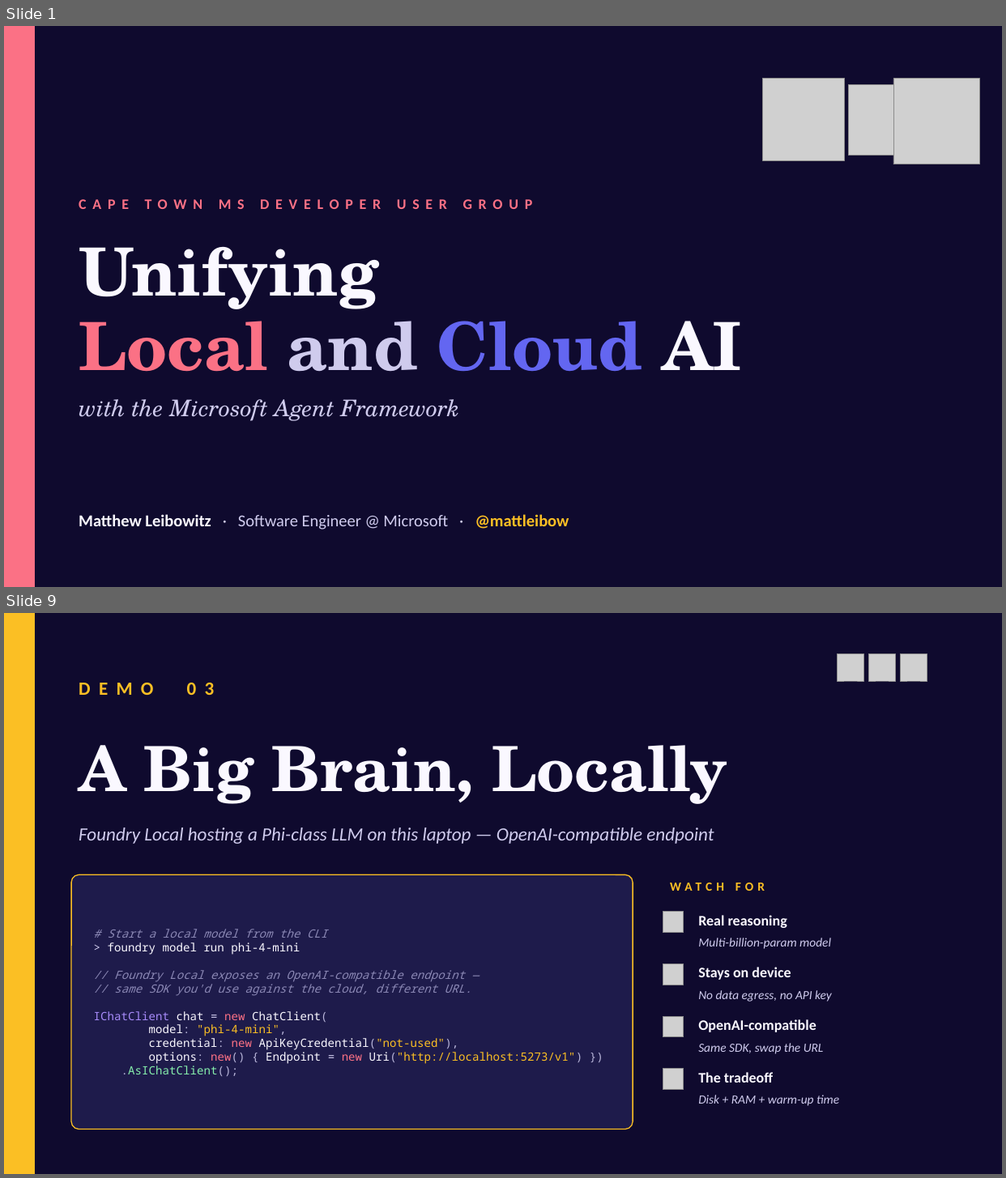
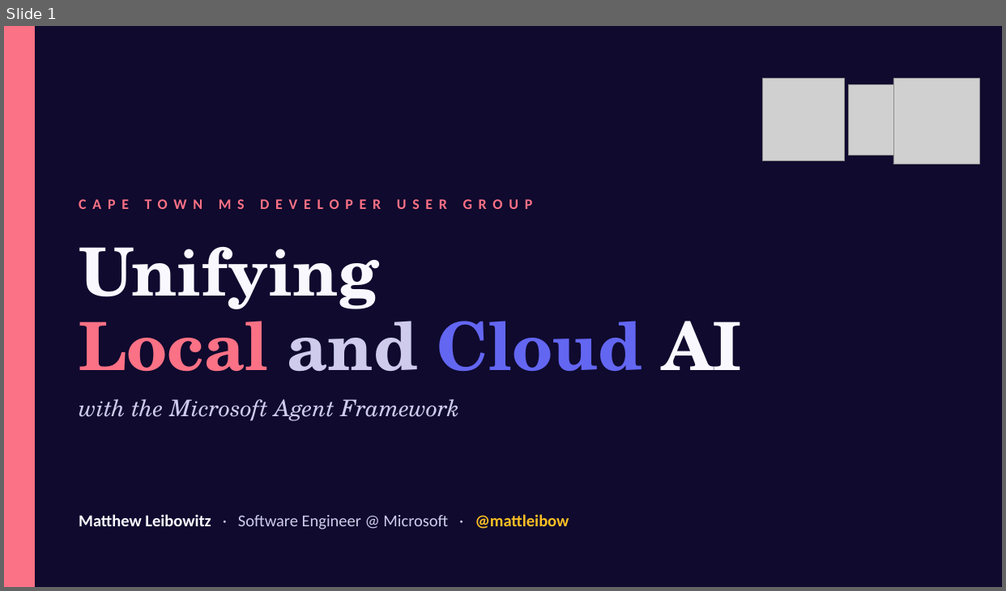
Before and after one commit to mattleibow/cptmsdug-local-cloud-agent-framework, a slide deck: slides/Unifying-Local-Cloud-AI.pptx. Shown one above the other, each under a label of ours: slides 1 and 9 before the commit, slide 1 after it; the slides between them are not shown. The pictures are 1006x1178 and 1006x591 pixels, drawn with LibreOffice and Linux fonts; fonts in the diff are those of the drawing; grey boxes stand for pictures. Boxes give left, top, right and bottom in pixels: in the first picture for what was removed or moved away, otherwise in the second. Text is boxed around its words. In the diff, an @@ line names an element or a change of style, - is before the commit and + after.

```diff
--- a/slides/Unifying-Local-Cloud-AI.pptx
+++ b/slides/Unifying-Local-Cloud-AI.pptx
@@ slide 9 removed at (4, 613, 1002, 1174), background #0F0A2E @@
@@ rectangle removed at (4, 613, 34, 1174) @@
@@ picture removed at (837, 654, 864, 681) @@
@@ picture removed at (868, 654, 896, 681) @@
@@ picture removed at (900, 654, 927, 681) @@
@@ text removed at (71, 666, 521, 710) @@
-DEMO 03
@@ text removed at (79, 745, 728, 804) @@
-A Big Brain, Locally
@@ text removed at (79, 828, 714, 844) @@
-Foundry Local hosting a Phi-class LLM on this laptop — OpenAI-compatible endpoint
@@ rounded rectangle removed at (71, 875, 633, 1130) @@
@@ text removed at (670, 883, 765, 891) @@
-WATCH FOR
@@ picture removed at (663, 912, 684, 933) @@
@@ text removed at (698, 915, 787, 928) @@
-Real reasoning
@@ text removed at (94, 929, 583, 1076) @@
-# Start a local model from the CLI
-> foundry model run phi-4-mini
-// Foundry Local exposes an OpenAI-compatible endpoint —
-// same SDK you'd use against the cloud, different URL.
-IChatClient chat = new ChatClient(
-model: "phi-4-mini",
-credential: new ApiKeyCredential("not-used"),
-options: new() { Endpoint = new Uri("http://localhost:5273/v1") })
-.AsIChatClient();
@@ text removed at (698, 938, 831, 949) @@
-Multi-billion-param model
@@ picture removed at (663, 964, 684, 985) @@
@@ text removed at (698, 967, 791, 980) @@
-Stays on device
@@ text removed at (698, 990, 832, 1002) @@
-No data egress, no API key
@@ picture removed at (663, 1016, 684, 1037) @@
@@ text removed at (698, 1020, 816, 1033) @@
-OpenAI-compatible
@@ text removed at (698, 1043, 824, 1054) @@
-Same SDK, swap the URL
@@ picture removed at (663, 1069, 684, 1090) @@
@@ text removed at (698, 1072, 773, 1083) @@
-The tradeoff
@@ text removed at (698, 1095, 839, 1106) @@
-Disk + RAM + warm-up time
```
Also in this commit, not shown: 13 slides changed, 1 other slide removed, 1 other file.
